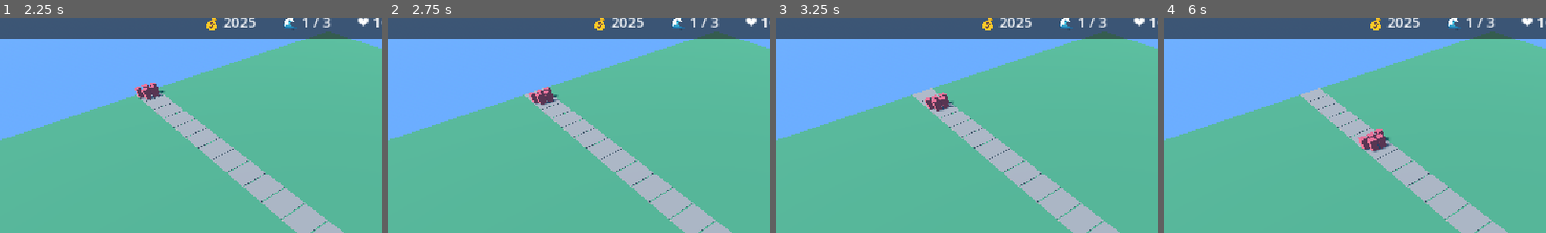
Above: before the commit, frames 1-4 (left to right).
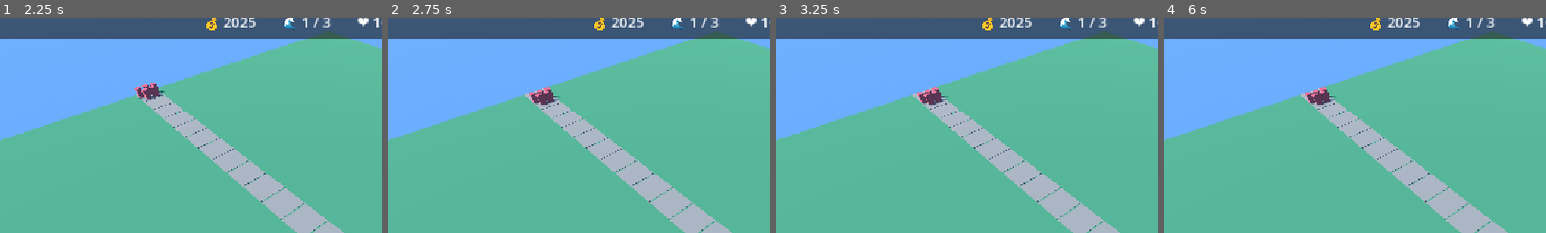
Above: after the commit, the same moments.

Repository: MAQHASKER/tower-defense
Game: Godot game, scene res://scenes/MainMenu.tscn
The game is run twice, just before and just after one commit, with the same random seed, the same clock (stepped at 60 frames per second) and the same inputs.
Inputs:
- Up to frame 1 (2.25 s): click "▶ Начать игру" at 0.5 s; click "Этап 1 — Деревня" at 1.25 s; click "▶ Начать волну" at 2 s
- Up to frame 2 (2.75 s): no input
- Up to frame 3 (3.25 s): click "▶ Начать волну" at 2.75 s
- Up to frame 4 (6 s): click "🏹 Лучник 💰 100" at 3.5 s; click "🏹 Баллиста 💰 250" at 4.25 s; click "⚔️ Казармы 💰 150" at 5 s; click "🏹 Лучник 💰 100" at 5.75 s
The pictures show only the part of the screen within x 7-57%, y 3-53%; the shares and areas given below are measured in that part.

Frame 1 is identical in both runs. In frame 2, less than 0.1% of the frame differs, in the area x 36-45%, y 32-41%; in frame 3, 0.6%; in frame 4, 1.0%, in the area x 37-60%, y 32-63%.

Commit message:
Ближний бой вплотную, «пуля» у всадника и топчущий огр
1. Бой вплотную
   Солдат бил, когда до ЦЕНТРА врага 2.4 м — визуально это зазор больше
   метра. Теперь считается зазор до граней коробки врага (attack_gap).
   До центра стало 1.12 м вместо 2.4. Для всадника это принципиально:
   его центр внутри длинного тела, и по старой логике солдат залезал
   бы внутрь коня

2. Всадник больше не «летит пулей»
   Прогресс пути рос по таймеру, независимо от того, движется враг или
   упёрся. Застряв в пробке, всадник «набирал» путь и потом догонял его
   на удвоенной скорости. Теперь прогресс растёт ровно на реально
   пройденное расстояние, а запас хода убран
   Проверено: застопоренный гоблином всадник остался на индексе 9 при
   зазоре 1.75 м (сумма полушин), а не убежал к концу пути

3. Огр топчет воинов
   Новый признак trample в balance.json: удар убивает воина сразу, не
   считаясь с его HP. Обычные воины умирают с одного удара, элитные из
   улучшенной казармы — на будущее
   Проверено: 4 воина за 4.5 с, по одному на удар раз в 1.5 с

Плюс радиус блокировки врага уменьшен с 1.5 до 0.8 клетки, чтобы враг
останавливался ближе к солдату

Diff:
--- a/data/balance.json
+++ b/data/balance.json
@@ -39,6 +39,7 @@
 	  "width": 1.4,
 	  "depth": 1.4,
 	  "height": 2.6,
+	  "trample": true,
 	  "slot_cols": 2,
 	  "slot_rows": 1,
 	  "can_be_blocked": true
--- a/scripts/units/Enemy.gd
+++ b/scripts/units/Enemy.gd
@@ -13,6 +13,8 @@
 var attack_speed: float = 1.0
 var reward: int = 10
 var can_be_blocked: bool = true
+# Огр «топчет» воинов: убивает с одного удара, не считаясь с их HP
+var trample: bool = false
 
 # Габариты в метрах: ширина (X), высота (Y), длина вдоль пути (Z)
 var body_size: Vector3 = Vector3.ONE
@@ -91,6 +93,7 @@
 		_slot_cols = max(1, int(stats.get("slot_cols", 1)))
 		_slot_rows = max(1, int(stats.get("slot_rows", 1)))
 		can_be_blocked = stats.get("can_be_blocked", true)
+		trample = stats.get("trample", false)
 
 	_slot_offset = _compute_slot_offset(slot_index)
 
@@ -293,7 +296,7 @@
 		if global_position.distance_to(base_pos) <= Constants.CELL_SIZE:
 			_reach_base()
 			return
-		_move_towards(base_pos + _current_offset())
+		_move_towards(base_pos + _current_offset(), speed * Constants.CELL_SIZE * get_process_delta_time())
 		return
 
 	var from_pos := Constants.cell_to_world(path_cells[current_index])
@@ -304,30 +307,34 @@
 	if dir.length_squared() > 0.0001:
 		rotation.y = atan2(dir.x, dir.z)
 
-	_progress += speed * delta
+	# Идём прямо к центру следующей клетки, шаг — ровно своя скорость.
+	# Прогресс растёт только на реально пройденное расстояние: иначе
+	# застрявший в пробке враг «набирает» путь и потом летит пулей к ратуше.
+	var step := speed * Constants.CELL_SIZE * get_process_delta_time()
+	var moved := _move_towards(to_pos + _current_offset(), step)
+	_progress += moved / Constants.CELL_SIZE
 
 	if _progress >= 1.0:
-		_progress = 0.0
+		_progress -= 1.0
 		current_index += 1
 		if current_index >= stop_index:
-			_move_towards(base_pos + _current_offset())
+			_move_towards(base_pos + _current_offset(), step)
 			if global_position.distance_to(base_pos) <= Constants.CELL_SIZE:
 				_reach_base()
 			return
 
-	_move_towards(from_pos.lerp(to_pos, _progress) + _current_offset())
-
 # Идёт к точке маршрута и останавливается, если упёрся в другого врага.
-# Шаг ограничен, чтобы при обходе пробки враг не проскочил сквозь соседа.
-func _move_towards(target: Vector3) -> void:
+# Возвращает реально пройденное расстояние — по нему растёт прогресс пути.
+func _move_towards(target: Vector3, max_step: float) -> float:
 	var motion := target - global_position
 	motion.y = 0.0
-	var max_step := speed * Constants.CELL_SIZE * 2.0 * get_process_delta_time()
 	if motion.length() > max_step:
 		motion = motion.normalized() * max_step
 	if motion.length_squared() <= 0.000001:
-		return
+		return 0.0
+	var before := global_position
 	move_and_collide(motion)
+	return Vector2(global_position.x - before.x, global_position.z - before.z).length()
 
 func _reach_base() -> void:
 	_reached_base = true
@@ -343,7 +350,7 @@
 	queue_free()
 
 func _find_blocker() -> Soldier:
-	var range_world := 1.5 * Constants.CELL_SIZE   # радиус блокировки, в клетках
+	var range_world := 0.8 * Constants.CELL_SIZE   # радиус блокировки, в клетках
 	var closest: Soldier = null
 	var closest_dist := INF
 
@@ -360,5 +367,9 @@
 func _attack_blocker(soldier: Soldier, delta: float) -> void:
 	_attack_timer -= delta
 	if _attack_timer <= 0.0:
-		soldier.take_damage(damage)
+		if trample:
+			# огр затаптывает воина с одного удара
+			soldier.take_damage(soldier.hp)
+		else:
+			soldier.take_damage(damage)
 		_attack_timer = attack_speed
--- a/scripts/units/Soldier.gd
+++ b/scripts/units/Soldier.gd
@@ -16,7 +16,10 @@
 var max_hp: float = 50.0
 var damage: float = 5.0
 var attack_speed: float = 1.0
-var attack_range: float = 0.8
+# Зазор до поверхности врага, при котором начинается бой (в клетках).
+# Считается до граней коробки врага, а не до центра: у всадника центр
+# внутри длинного тела, и солдат залезал бы внутрь него.
+var attack_gap: float = 0.12
 var detect_range: float = 4.5
 var move_speed: float = 4.0
 var home_position: Vector3 = Vector3.ZERO
@@ -73,16 +76,27 @@
 		_return_home()
 
 func _engage_target(delta: float) -> void:
-	var dist := global_position.distance_to(_current_target.global_position)
-	var attack_dist_world := attack_range * Constants.CELL_SIZE
-
-	if dist > attack_dist_world:
+	if _surface_gap(_current_target) > attack_gap * Constants.CELL_SIZE:
 		_move_towards(_current_target.global_position)
 	else:
 		_attack_timer -= delta
 		if _attack_timer <= 0.0:
 			_current_target.take_damage(damage)
 			_attack_timer = attack_speed
+
+# Зазор между коробкой солдата и коробкой врага. Ноль — они соприкасаются.
+func _surface_gap(enemy: Enemy) -> float:
+	var to_enemy := enemy.global_position - global_position
+	to_enemy.y = 0.0
+	# переводим в систему координат врага: X — поперёк, Z — вдоль
+	var local := Basis(Vector3.UP, -enemy.rotation.y) * to_enemy
+	var half := Vector2(enemy.body_size.x * 0.5, enemy.body_size.z * 0.5)
+	var outside := Vector2(
+		maxf(absf(local.x) - half.x, 0.0),
+		maxf(absf(local.z) - half.y, 0.0)
+	)
+	var self_half := SIZE_CELLS.x * Constants.CELL_SIZE * 0.5
+	return maxf(outside.length() - self_half, 0.0)
 
 func _return_home() -> void:
 	var dist := global_position.distance_to(home_position)
Binary file added: docs/screenshots/ogre-tramples.png
